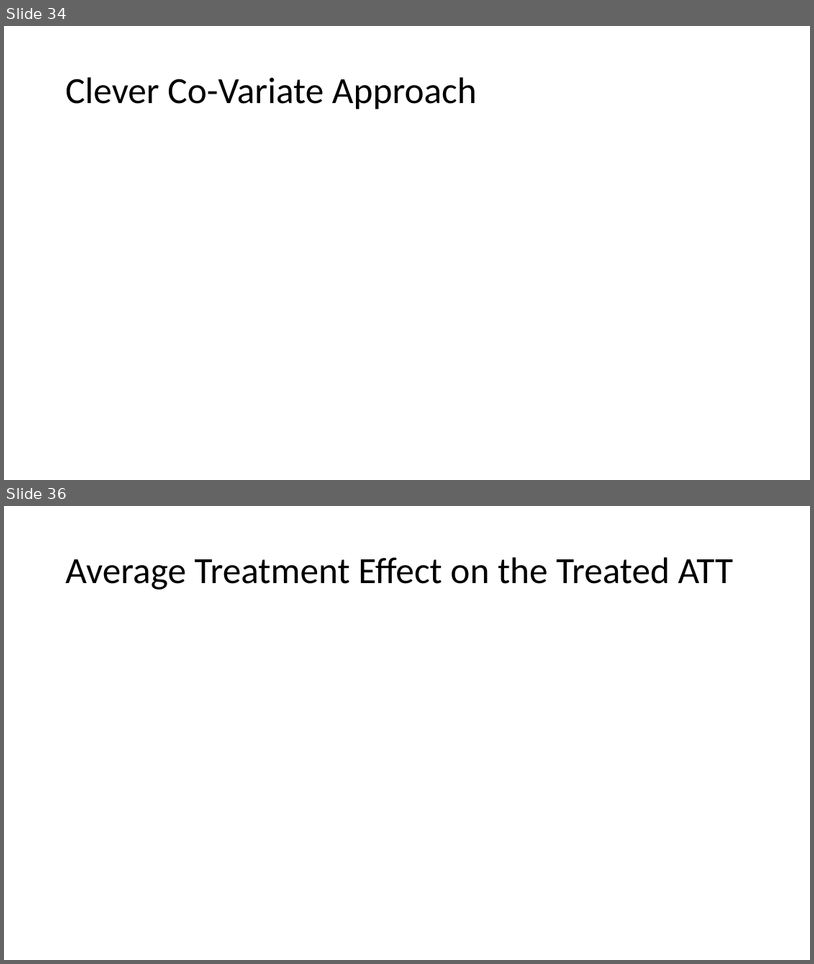
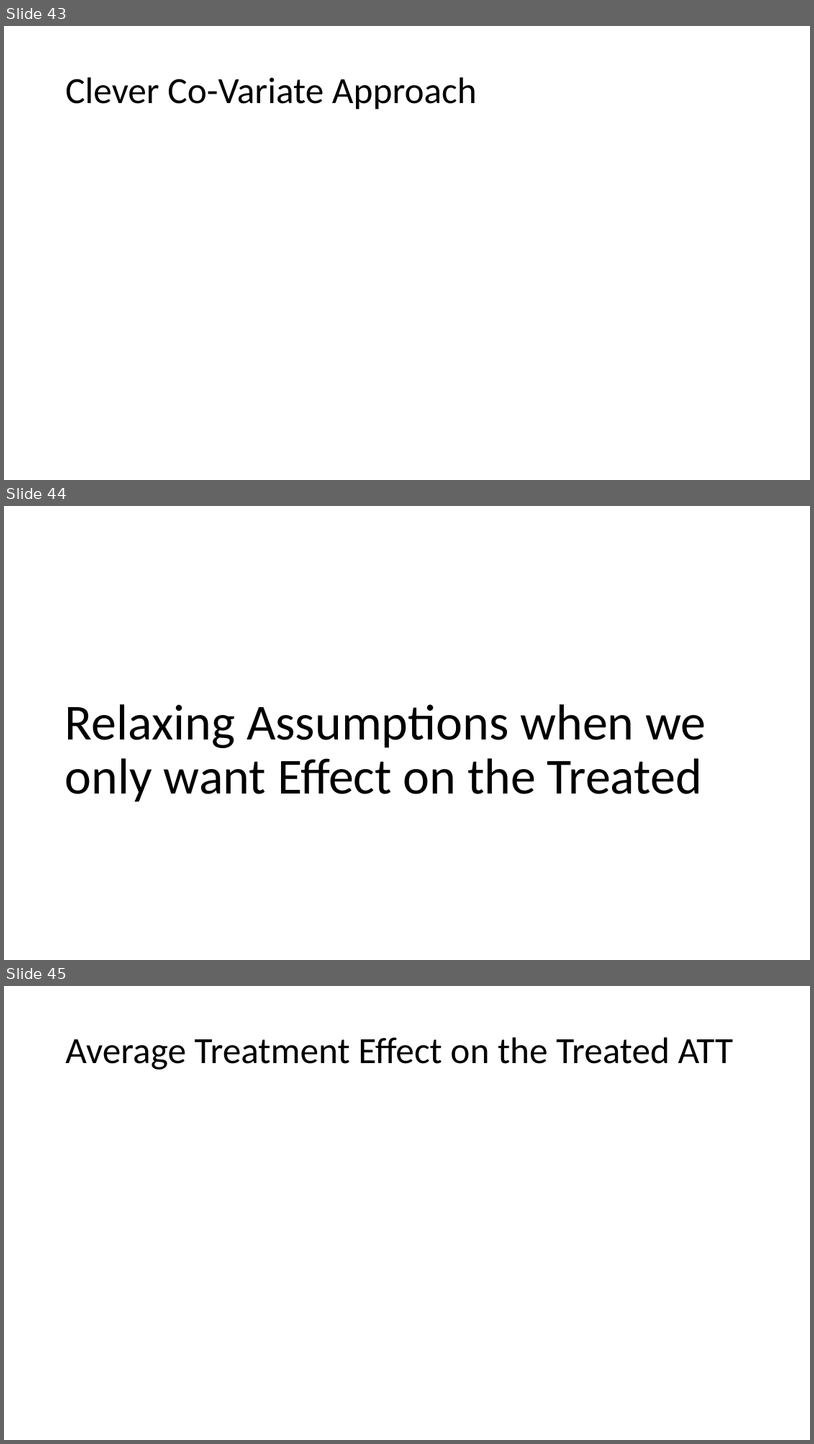
Before and after one commit to stanford-msande228/winter23, a slide deck: MSANDE228_Lecture6_Causality_in_Observational_Data.pptx. Shown one above the other, each under a label of ours: slides 34 and 36 before the commit, slides 43, 44 and 45 after it; the slides between them are not shown. The pictures are 814x964 and 814x1444 pixels, drawn with LibreOffice and Linux fonts; fonts in the diff are those of the drawing; grey boxes stand for pictures. Boxes give left, top, right and bottom in pixels: in the first picture for what was removed or moved away, otherwise in the second. Text is boxed around its words. In the diff, an @@ line names an element or a change of style, - is before the commit and + after.

```diff
--- a/MSANDE228_Lecture6_Causality_in_Observational_Data.pptx
+++ b/MSANDE228_Lecture6_Causality_in_Observational_Data.pptx
@@ slide 44 added at <box>4,506,810,960</box>, background #FFFFFF @@
@@ title added at <box>65,704,706,802</box>, 60 pt, text #000000 @@
+Relaxing Assumptions when we only want Effect on the Treated
@@ what was slide 34 is now slide 43 @@
@@ what was slide 36 is now slide 45 @@
```
Also in this commit, not shown: 3 slides changed, 8 other slides added, 1 other file.
